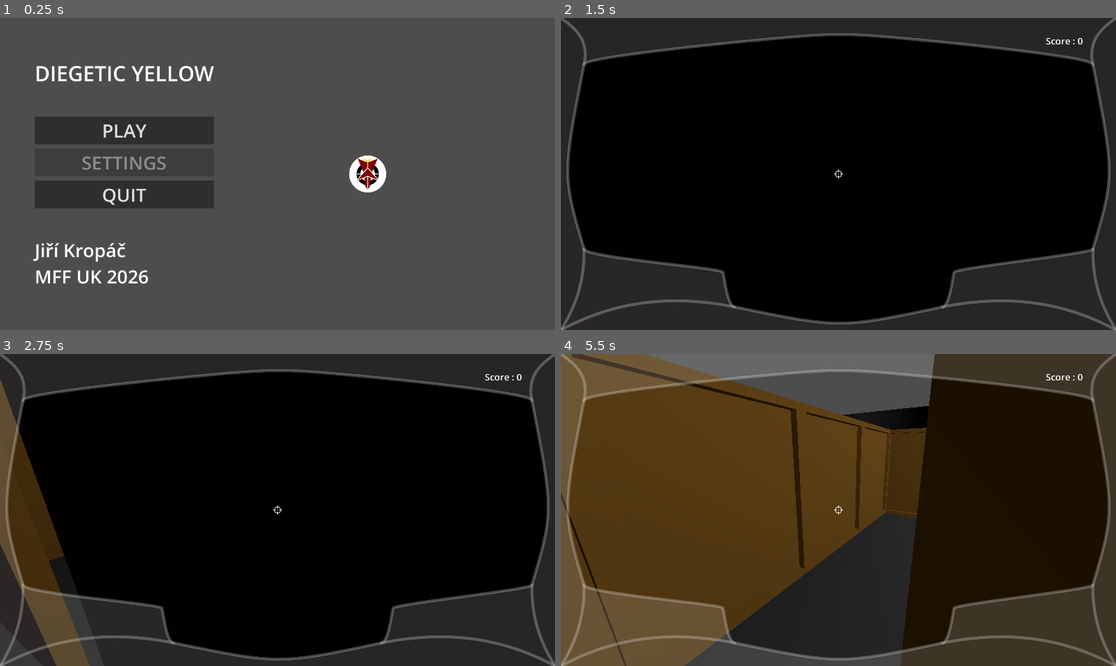
Above: before the commit, frames 1-4 (two rows, left to right).
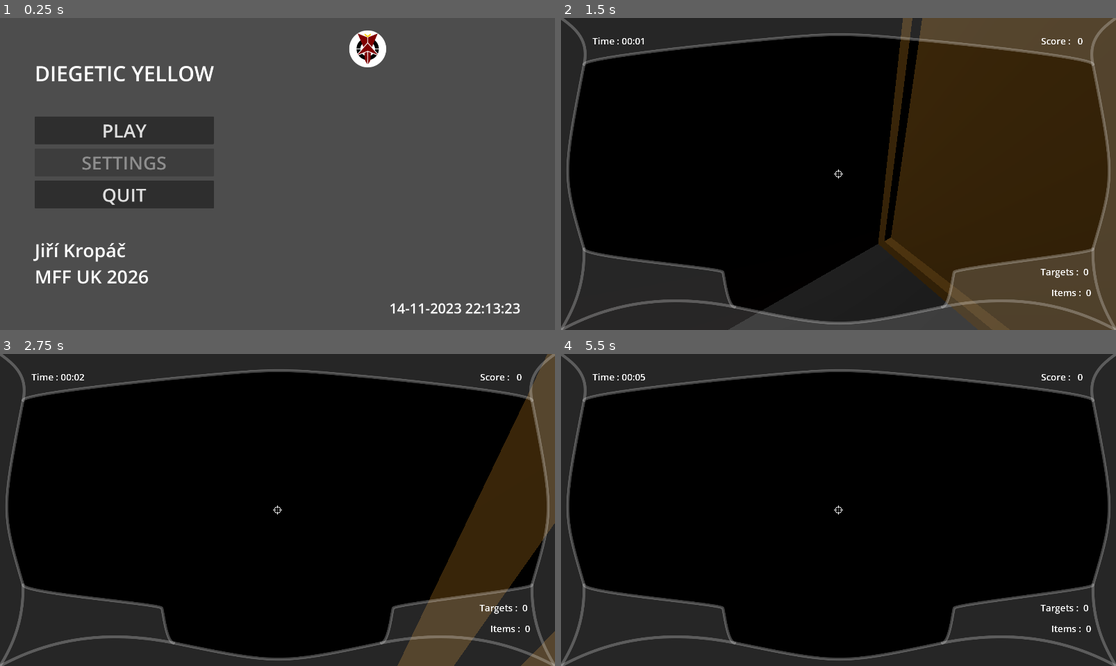
Above: after the commit, the same moments.

Repository: Vojguard/Diegetic-Yellow
Game: Godot game, scene res://UI/main_menu.tscn
Same seed, same stepped clock (60 frames per second), same inputs: the game is played once before the commit and once after it.
Inputs (mouse positions are in pixels of both pictures, inside the frame that each line leads up to):
- Up to frame 1 (0.25 s): no input
- Up to frame 2 (1.5 s): click "PLAY" at 0.5 s; tap Enter at 1.25 s; move the mouse to (866, 174) at 1.27 s; hold W (forward) from 1.28 s (still down); right-click (866, 174) at 1.35 s
- Up to frame 3 (2.75 s): keep holding W (forward); tap Space (jump) at 1.52, 2.27 s; move the mouse to (249, 510) at 2.02 s; right-click (249, 510) at 2.1 s
- Up to frame 4 (5.5 s): keep holding W (forward); move the mouse to (849, 503) at 2.77 s; hold E (interact) 2.78-3.53 s; right-click (849, 503) at 3.05 s; tap Space (jump) at 3.5, 3.77, 4.52, 5.27 s; move the mouse to (832, 516) at 3.52 s; click (832, 516) at 3.6 s; right-click (832, 516) at 3.8 s; move the mouse to (877, 513) at 4.27 s; right-click (877, 513) at 4.35 s; move the mouse to (794, 506) at 5.02 s; right-click (794, 506) at 5.1 s

The runs differ from the first frame. In frame 1, 1.6% of the frame differs, in the area x 62-94%, y 4-95%; in frame 2, 43%; in frame 3, 17%; in frame 4, 86%, in the area x 0-99%, y 0-100%.

Commit message:
Hud Timer

Diff:
--- a/Autoload/game_manager.gd
+++ b/Autoload/game_manager.gd
@@ -5,10 +5,12 @@
 
 var player: PlayerController = null
 
-var _score: int = 0
+var start_time = 0
+var score: int = 0
 
 func _ready() -> void:
 	_connect_signals()
+	start_time = Time.get_ticks_msec()
 
 func _connect_signals() -> void:
 	SignalBus.player_loaded.connect(_on_player_loaded)
@@ -26,15 +28,15 @@
 
 func _on_target_hit(t : Target) -> void:
 	_update_score(TARGET_HIT_SCORE)
-	print("target hit %d" % _score)
+	print("target hit %d" % score)
 
 func _on_item_collected(ci : Collectible) -> void:
 	_update_score(COLLECTABLE_SCORE)
-	print("item collected %d" % _score)
+	print("item collected %d" % score)
 
 func _update_score(score_update : int) -> void:
-	_score += score_update
-	SignalBus.score_updated.emit(_score)
+	score += score_update
+	SignalBus.score_updated.emit(score)
 
 func _on_exit_body_entered(body: Node3D) -> void:
 	if body is PlayerController:
--- a/MainScene/main_scene.tscn
+++ b/MainScene/main_scene.tscn
@@ -54,7 +54,6 @@
 
 [node name="Roof" type="MeshInstance3D" parent="Environment/Hangar2"]
 transform = Transform3D(1, 0, 0, 0, 1, 0, 0, 0, 1, -0.08136845, 9.95259, -0.040249825)
-visible = false
 mesh = SubResource("PlaneMesh_48xrq")
 skeleton = NodePath("../../..")
 
--- a/Player/HUD.tscn
+++ b/Player/HUD.tscn
@@ -35,7 +35,43 @@
 offset_bottom = 102.0
 grow_horizontal = 0
 theme_override_font_sizes/font_size = 32
-text = "Score : 0"
+text = "Score :   0"
+
+[node name="Stopwatch" type="Label" parent="."]
+anchors_preset = 1
+anchor_left = 1.0
+anchor_right = 1.0
+offset_left = -1811.0
+offset_top = 57.0
+offset_right = -1628.0
+offset_bottom = 102.0
+grow_horizontal = 0
+theme_override_font_sizes/font_size = 32
+text = "Time : 00:00"
+
+[node name="Targets" type="Label" parent="."]
+anchors_preset = 1
+anchor_left = 1.0
+anchor_right = 1.0
+offset_left = -253.0
+offset_top = 856.0
+offset_right = -94.0
+offset_bottom = 901.0
+grow_horizontal = 0
+theme_override_font_sizes/font_size = 32
+text = "Targets :  0"
+
+[node name="Items" type="Label" parent="."]
+anchors_preset = 1
+anchor_left = 1.0
+anchor_right = 1.0
+offset_left = -216.0
+offset_top = 928.0
+offset_right = -85.0
+offset_bottom = 973.0
+grow_horizontal = 0
+theme_override_font_sizes/font_size = 32
+text = "Items :  0"
 
 [node name="TextureRect" type="TextureRect" parent="."]
 anchors_preset = 15
--- a/Player/hud.gd
+++ b/Player/hud.gd
@@ -1,10 +1,34 @@
 class_name PlayerHUD
 extends CanvasLayer
 
+var targets_hit : int = 0
+var items_collected : int = 0
+var _start_time : int = 0
+
 @onready var score_display : Label = $Score
+@onready var targets_hit_display : Label = $Targets
+@onready var items_collected_display : Label = $Items
+@onready var stopwatch_display : Label = $Stopwatch
 
 func _ready() -> void:
 	SignalBus.score_updated.connect(_on_score_update)
+	SignalBus.target_hit.connect(_on_target_hit)
+	SignalBus.item_collected.connect(_on_item_collected)
+	_start_time = GameManager.start_time
+
+func _process(_delta: float) -> void:
+	var time_diff = (Time.get_ticks_msec() - _start_time) / 1000
+	var sec = time_diff % 60
+	var mins = time_diff / 60
+	stopwatch_display.text = ("Time : %02d:%02d" % [mins, sec])
 
 func _on_score_update(new_score : int) -> void:
-	score_display.text = ("Score : %d " % new_score)
+	score_display.text = ("Score : %3d " % new_score)
+
+func _on_target_hit(_t : Target) -> void:
+	targets_hit += 1
+	targets_hit_display.text = ("Targets : %2d " % targets_hit)
+
+func _on_item_collected(_c : Collectible) -> void:
+	items_collected += 1
+	items_collected_display.text = ("Items : %2d " % items_collected)
--- a/Player/player.gd
+++ b/Player/player.gd
@@ -6,11 +6,13 @@
 const DEF_FOV = 75
 
 @export var movement_speed : float = 500.0
-@export var mouse_sensivity : float = 0.005
+@export var default_mouse_sensivity : float = 0.005
+@export var ads_mouse_sensivity : float = 0.001
 @export var camera_vertical_limit : float = 45
 @export var jump_force : float = 5
 
 var _ads : bool = false
+var _current_mouse_sensivity
 
 @onready var _camera : Camera3D = $Camera
 @onready var _interaction_cast : ShapeCast3D = $Camera/InteractionCast
@@ -18,6 +20,7 @@
 
 func _ready() -> void:
 	_camera.fov = DEF_FOV
+	_current_mouse_sensivity = default_mouse_sensivity
 	_interaction_cast.add_exception(self)
 	_interaction_cast.set_enabled(false)
 	_shoot_cast.set_enabled(false)
@@ -55,9 +58,11 @@
 	if Input.is_action_just_pressed("ads") and !_ads:
 		_ads = true
 		_camera.fov = ADS_FOV
+		_current_mouse_sensivity = ads_mouse_sensivity
 	if Input.is_action_just_released("ads") and _ads:
 		_ads = false
 		_camera.fov = DEF_FOV
+		_current_mouse_sensivity = default_mouse_sensivity
 
 	if Input.is_action_just_pressed("shoot"):
 		print("pew pew")
@@ -89,9 +94,9 @@
 
 func _unhandled_input(event: InputEvent) -> void:
 	if event is InputEventMouseMotion:
-		rotate_y(-event.relative.x * mouse_sensivity)
+		rotate_y(-event.relative.x * _current_mouse_sensivity)
 
-		_camera.rotate_x(-event.relative.y * mouse_sensivity)
+		_camera.rotate_x(-event.relative.y * _current_mouse_sensivity)
 		_camera.rotation.x = clamp(_camera.rotation.x, deg_to_rad(-camera_vertical_limit), deg_to_rad(camera_vertical_limit))
 
 # function that shoot a ray from the camera forward returning the result dictionary
--- a/Player/player.tscn
+++ b/Player/player.tscn
@@ -17,7 +17,7 @@
 [node name="Player" type="CharacterBody3D"]
 script = ExtResource("1_l8h54")
 movement_speed = 300.0
-mouse_sensivity = 0.002
+default_mouse_sensivity = 0.003
 jump_force = 2.0
 
 [node name="CollisionShape3D" type="CollisionShape3D" parent="."]
--- a/UI/main_menu.gd
+++ b/UI/main_menu.gd
@@ -1,4 +1,10 @@
 extends CanvasLayer
+
+@onready var datetime_label : Label = $MarginContainer/HBoxContainer/VBoxContainer2/DateTime
+
+func _process(_delta: float) -> void:
+	var date_time = Time.get_datetime_dict_from_system()
+	datetime_label.text = ("%02d-%02d-%04d %02d:%02d:%02d" % [date_time.day, date_time.month, date_time.year, date_time.hour, date_time.minute, date_time.second])
 
 func _on_play_pressed() -> void:
 	get_tree().change_scene_to_file("res://MainScene/main_scene.tscn")
--- a/UI/main_menu.tscn
+++ b/UI/main_menu.tscn
@@ -58,13 +58,26 @@
 text = "Jiří Kropáč
 MFF UK 2026"
 
-[node name="CenterContainer" type="CenterContainer" parent="MarginContainer/HBoxContainer"]
+[node name="VBoxContainer2" type="VBoxContainer" parent="MarginContainer/HBoxContainer"]
+layout_mode = 2
+size_flags_horizontal = 3
+theme_override_constants/separation = 800
+alignment = 1
+
+[node name="CenterContainer" type="CenterContainer" parent="MarginContainer/HBoxContainer/VBoxContainer2"]
 layout_mode = 2
 size_flags_horizontal = 3
 
-[node name="TextureRect" type="TextureRect" parent="MarginContainer/HBoxContainer/CenterContainer"]
+[node name="TextureRect" type="TextureRect" parent="MarginContainer/HBoxContainer/VBoxContainer2/CenterContainer"]
 layout_mode = 2
 texture = ExtResource("2_tk8dj")
 
+[node name="DateTime" type="Label" parent="MarginContainer/HBoxContainer/VBoxContainer2"]
+layout_mode = 2
+theme_override_font_sizes/font_size = 48
+text = "dd-mm-yyyy hh:mm:ss"
+horizontal_alignment = 2
+vertical_alignment = 1
+
 [connection signal="pressed" from="MarginContainer/HBoxContainer/VBoxContainer/VBoxContainer/Play" to="." method="_on_play_pressed"]
 [connection signal="pressed" from="MarginContainer/HBoxContainer/VBoxContainer/VBoxContainer/Quit" to="." method="_on_quit_pressed"]
